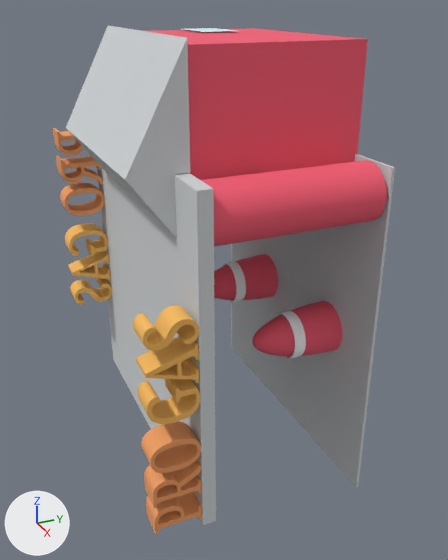
An edit to the OBJ model assets/gasStation/tinker.obj, drawn before and after from the same camera.
One viewpoint serves both versions: a 50 mm camera at (202.0, -127.0, 109.0) aimed at (-3.0, -35.0, 6.0). Every picture has the same lights, and +X, +Y and +Z are marked at lower left. The first picture is the older version. Where no turn or scale is listed for an object, it has been applied to the vertices.

In view in the first picture: 'obj_0', 'obj_1', 'obj_11', 'obj_12', 'obj_13', 'obj_14', 'obj_16', 'obj_17', 'obj_4', 'obj_5', 'obj_7', 'obj_8' and 3 more.
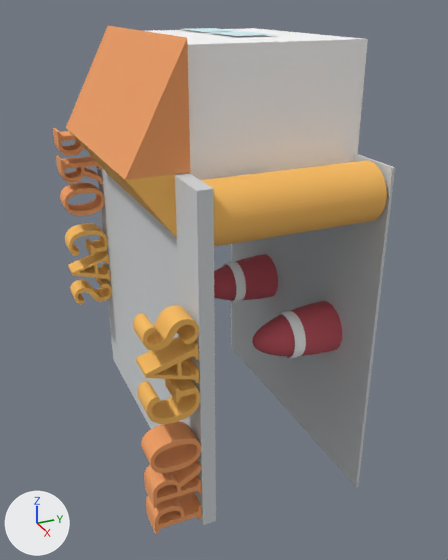
Where the change shows, as pixel boxes (x1, y1, x2, y2) in the pictures (448 x 560 px):
```json
{"object": "obj_8", "change": "recoloured", "before": [147, 28, 368, 180], "after": [147, 28, 368, 180], "on screen": "red to white"}
{"object": "obj_11", "change": "recoloured", "before": [66, 26, 190, 180], "after": [66, 26, 190, 180], "on screen": "light grey to orange"}
{"object": "obj_5", "change": "recoloured", "before": [201, 160, 387, 247], "after": [201, 160, 387, 247], "on screen": "red to orange"}
{"object": "obj_12", "change": "recoloured", "before": [66, 128, 177, 238], "after": [66, 128, 177, 238], "on screen": "light grey to orange"}
{"object": "obj_18", "change": "added", "after": [208, 31, 273, 36]}
```

The change, as JSON lines over the scene's bpy script:
```json
{"block": "me_obj_11", "where": "me_obj_11.from_pydata(...)  # 6 vertices, 8 faces; spans x -53.0..32.0, y -82.0..-62.0, z 61.0..98.5"}
{"op": "remove", "block": "me_obj_11", "code": "me_obj_11.materials.append(mat_color_10988977)  # light grey #d4d7d9"}
{"op": "add", "block": "me_obj_11", "code": "me_obj_11.materials.append(mat_color_14900002)  # orange #f2a166"}
{"block": "me_obj_12", "where": "me_obj_12.from_pydata(...)  # 6 vertices, 8 faces; spans x -53.0..32.0, y -82.0..-67.0, z 41.0..61.0"}
{"op": "remove", "block": "me_obj_12", "code": "me_obj_12.materials.append(mat_color_10988977)  # light grey #d4d7d9"}
{"op": "add", "block": "me_obj_12", "code": "me_obj_12.materials.append(mat_color_16089887)  # orange #fbbe62"}
{"block": "me_obj_5", "where": "me_obj_5.from_pydata(...)  # 98 vertices, 192 faces; spans x 29.0..49.0, y -62.0..-2.0, z 40.0..60.0"}
{"op": "remove", "block": "me_obj_5", "code": "me_obj_5.materials.append(mat_color_15277357)  # red #f55f74"}
{"op": "add", "block": "me_obj_5", "code": "me_obj_5.materials.append(mat_color_16089887)  # orange #fbbe62"}
{"block": "me_obj_8", "where": "me_obj_8.from_pydata(...)  # 8 vertices, 12 faces; spans x -50.0..29.0, y -62.0..0.0, z 39.5..96.5"}
{"op": "remove", "block": "me_obj_8", "code": "me_obj_8.materials.append(mat_color_15277357)  # red #f55f74"}
{"op": "add", "block": "me_obj_8", "code": "me_obj_8.materials.append(mat_color_16448250)  # white #fdfdfd"}
{"op": "add", "block": "me_obj_18", "code": ["me_obj_18 = bpy.data.meshes.new('obj_18')", "me_obj_18.from_pydata([(-19.0, -35.0, 97.0), (-19.0, -35.0, 97.0), (-19.0, -20.0, 97.0), (-19.0, -20.0, 97.0), (6.0, -35.0, 97.0), (6.0, -35.0, 97.0), (6.0, -20.0, 97.0), (6.0, -20.0, 97.0)], [], [(0, 2, 1), (2, 3, 1), (4, 6, 5), (6, 7, 5), (4, 5, 1), (5, 0, 1), (7, 6, 2), (6, 3, 2), (5, 7, 0), (7, 2, 0), (1, 3, 4), (3, 6, 4)])", "me_obj_18.materials.append(mat_color_11593967)  # pale blue #d8f5f8"]}
{"op": "add", "block": "ob_obj_18", "code": ["ob_obj_18 = bpy.data.objects.new('obj_18', me_obj_18)", "ob_obj_18.location = (0.0, 0.0, 0.0)"]}
```
